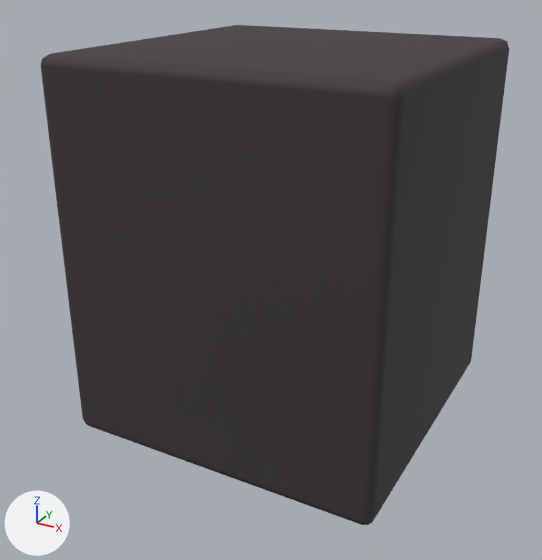
One commit to the glTF model godot/campaign/art/structures/uplink-shaft-0.glb: the scene before it, then after it.
Rendered twice from a camera (50 mm lens) standing at (0.852, -1.662, 1.192) and looking at (-0.025, -0.066, 0.395). Every picture has the same lights, and +X, +Y and +Z are marked at lower left. The older version comes first. Where no turn or scale is listed for an object, it has been applied to the vertices. Vertices at exactly the same position are counted once.

Names of what the first picture shows: 'uplink_0'.
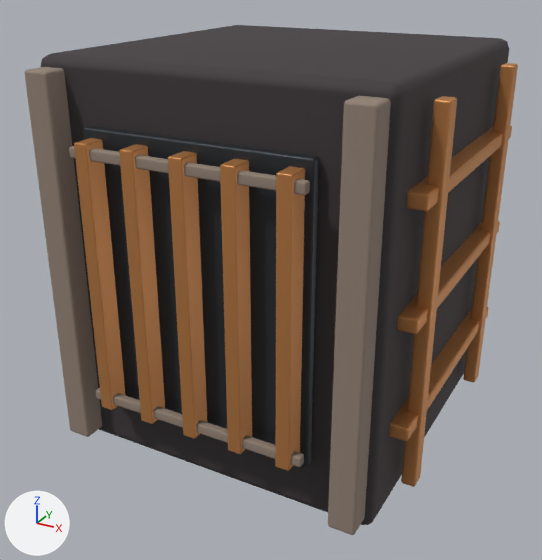
Changed parts and their boxes (x1, y1, x2, y2) in the pictures (542 x 560 px):
'uplink_3', reshaped (not visible before): after (74, 63, 518, 487)
'uplink_1', reshaped (not visible before): after (24, 67, 391, 535)
'uplink_2', reshaped (not visible before): after (84, 126, 319, 467)
part 1 of me_cube_001, added (brown): after (24, 67, 102, 437)
part 2 of me_cube_001, added (brown): after (328, 96, 391, 535)
part 3 of me_cube_001, added: after (96, 388, 304, 467)
part 4 of me_cube_001, added (brown): after (69, 146, 310, 195)
part 6 of me_cube_004, added (orange): after (74, 138, 125, 410)
part 7 of me_cube_004, added (orange): after (119, 144, 165, 424)
part 8 of me_cube_004, added (orange): after (168, 151, 207, 439)
part 9 of me_cube_004, added (orange): after (220, 159, 252, 454)
part 10 of me_cube_004, added (orange): after (275, 166, 305, 471)
part 11 of me_cube_004, added (orange): after (389, 63, 518, 487)

The change, as a diff of the scene's bpy script:
```diff
--- a/godot/campaign/art/structures/uplink-shaft-0.glb.py
+++ b/godot/campaign/art/structures/uplink-shaft-0.glb.py
@@ me_cube_001 @@
 # used by ob_uplink_1; location = (0.0, 0.0, 0.0)
-me_cube_001.from_pydata(...)  # 224 vertices, 432 faces; spans x -0.403..0.403, y 0.4..0.493, z 0.04..0.96
+me_cube_001.from_pydata(...)  # 448 vertices, 864 faces; spans x -0.403..0.403, y -0.493..0.493, z 0.04..0.96
+# me_cube_001 part 1: the loose piece of 56 vertices spanning x -0.403..-0.338, y 0.4..0.476, z 0.04..0.96 is copied, and the copy is moved by (0.0, -0.876, 0.0); it spans x -0.403..-0.338, y -0.476..-0.401, z 0.04..0.96
+# me_cube_001 part 2: the loose piece of 56 vertices spanning x 0.338..0.403, y 0.4..0.476, z 0.04..0.96 is copied, and the copy is moved by (0.0, -0.876, 0.0); it spans x 0.338..0.403, y -0.476..-0.401, z 0.04..0.96
+# me_cube_001 part 3: the loose piece of 56 vertices spanning x -0.28..0.28, y 0.473..0.493, z 0.188..0.213 is copied, and the copy is moved by (0.0, -0.966, 0.0); it spans x -0.28..0.28, y -0.493..-0.473, z 0.187..0.212
+# me_cube_001 part 4: the loose piece of 56 vertices spanning x -0.28..0.28, y 0.473..0.493, z 0.788..0.813 is copied, and the copy is moved by (0.0, -0.966, 0.0); it spans x -0.28..0.28, y -0.493..-0.473, z 0.788..0.813
 me_cube_001.materials.append(mat_uplink_1)
@@ me_cube_003 @@
 # used by ob_uplink_2; location = (0.0, 0.0, 0.0)
-me_cube_003.from_pydata(...)  # 56 vertices, 108 faces; spans x -0.275..0.275, y 0.425..0.449, z 0.155..0.845
+me_cube_003.from_pydata(...)  # 112 vertices, 216 faces; spans x -0.275..0.275, y -0.449..0.449, z 0.155..0.845
+# me_cube_003 part 5: the loose piece of 56 vertices spanning x -0.275..0.275, y 0.425..0.449, z 0.155..0.845 is copied, and the copy is moved by (0.0, -0.874, 0.0); it spans x -0.275..0.275, y -0.449..-0.425, z 0.155..0.845
 me_cube_003.materials.append(mat_uplink_2)
@@ me_cube_004 @@
 # used by ob_uplink_3; location = (0.0, 0.0, 0.0)
-me_cube_004.from_pydata(...)  # 280 vertices, 540 faces; spans x -0.257..0.257, y 0.445..0.501, z 0.175..0.825
+me_cube_004.from_pydata(...)  # 1120 vertices, 2160 faces; spans x -0.47..0.47, y -0.501..0.501, z 0.06..0.94
+# me_cube_004 part 6: the loose piece of 56 vertices spanning x -0.257..-0.223, y 0.445..0.501, z 0.175..0.825 is copied, and the copy is moved by (0.0, -0.946, 0.0); it spans x -0.257..-0.223, y -0.501..-0.446, z 0.175..0.825
+# me_cube_004 part 7: the loose piece of 56 vertices spanning x -0.137..-0.103, y 0.445..0.501, z 0.175..0.825 is copied, and the copy is moved by (0.0, -0.946, 0.0); it spans x -0.137..-0.103, y -0.501..-0.446, z 0.175..0.825
+# me_cube_004 part 8: the loose piece of 56 vertices spanning x -0.017..0.017, y 0.445..0.501, z 0.175..0.825 is copied, and the copy is moved by (0.0, -0.946, 0.0); it spans x -0.017..0.017, y -0.501..-0.446, z 0.175..0.825
+# me_cube_004 part 9: the loose piece of 56 vertices spanning x 0.103..0.137, y 0.445..0.501, z 0.175..0.825 is copied, and the copy is moved by (0.0, -0.946, 0.0); it spans x 0.103..0.137, y -0.501..-0.446, z 0.175..0.825
+# me_cube_004 part 10: the loose piece of 56 vertices spanning x 0.223..0.257, y 0.445..0.501, z 0.175..0.825 is copied, and the copy is moved by (0.0, -0.946, 0.0); it spans x 0.223..0.257, y -0.501..-0.446, z 0.175..0.825
+# me_cube_004 part 11: 280 vertices added at x 0.417..0.47, y -0.345..0.345, z 0.06..0.94
+# other edits to the shape of me_cube_004 do not show in these pictures
 me_cube_004.materials.append(mat_uplink_3)
```
